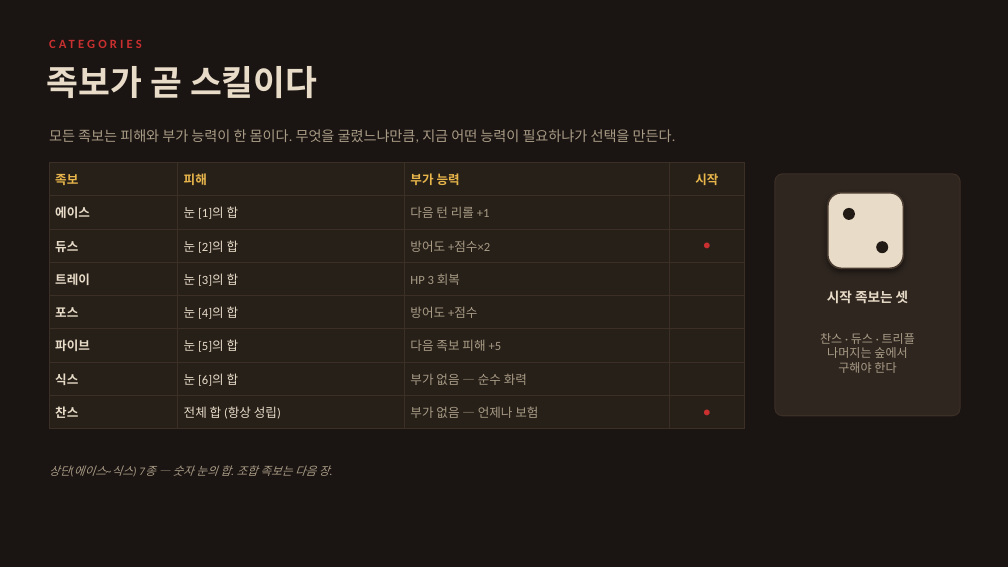
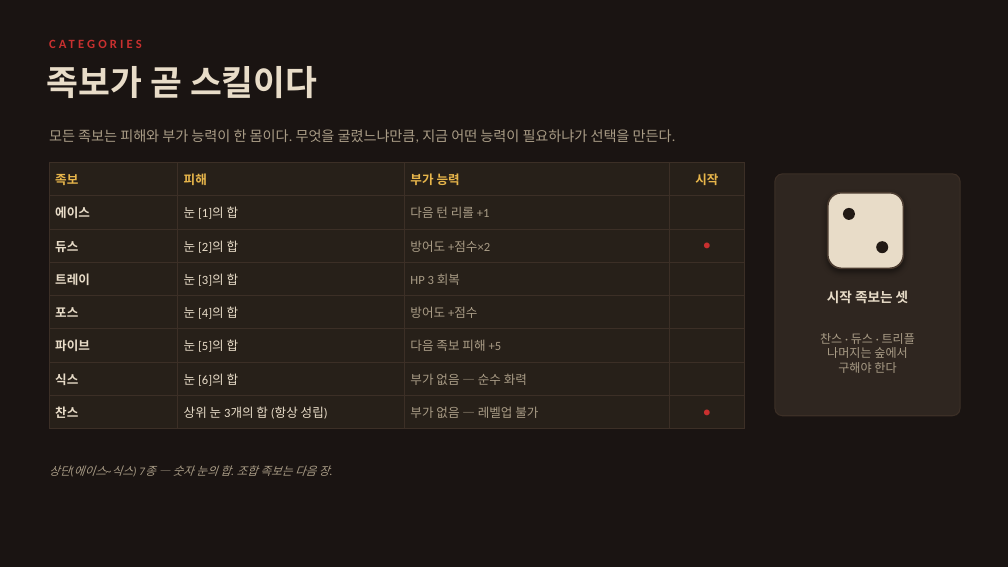
Before and after one commit to sepi-toolbox/Redhood, a slide deck: slide 5 of docs/REDHOOD_rules_intro.pptx. Drawn at 1008x567 pixels with LibreOffice and Linux fonts; fonts in the diff are those of the drawing. Boxes give left, top, right and bottom in pixels: in the first picture for what was removed or moved away, otherwise in the second. Text is boxed around its words. In the diff, an @@ line names an element or a change of style, - is before the commit and + after.

```diff
--- a/docs/REDHOOD_rules_intro.pptx
+++ b/docs/REDHOOD_rules_intro.pptx
@@ table at bbox=[49, 163, 745, 423] @@
-row 8, column 2: 전체 합 (항상 성립)
+row 8, column 2: 상위 눈 3개의 합 (항상 성립)
-row 8, column 3: 부가 없음 — 언제나 보험
+row 8, column 3: 부가 없음 — 레벨업 불가
```
Also in this commit, not shown: 1 other slide changed, 6 other files.
